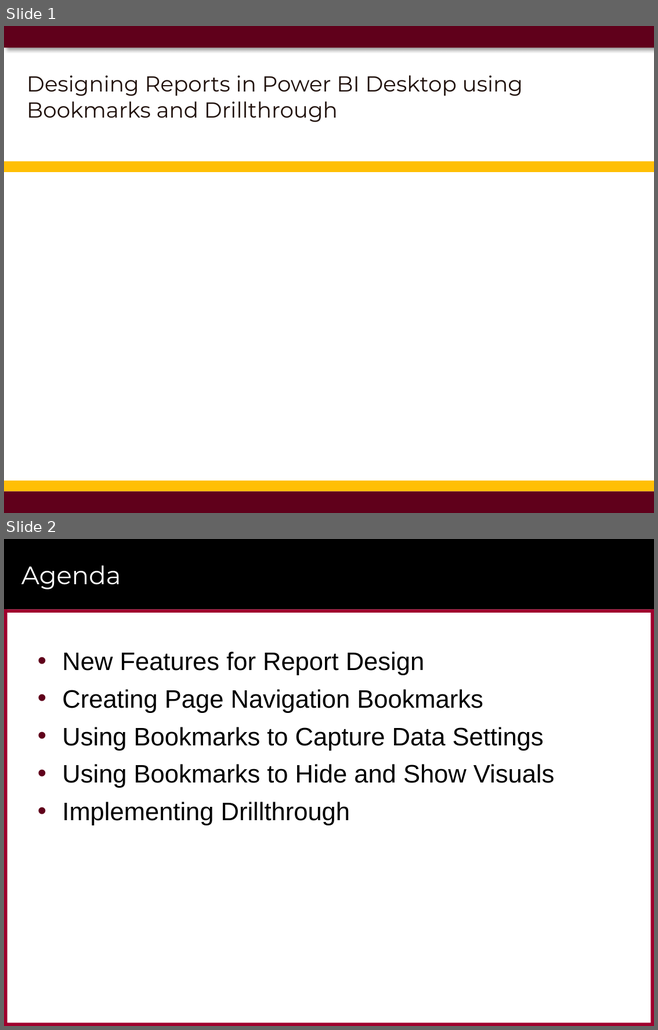
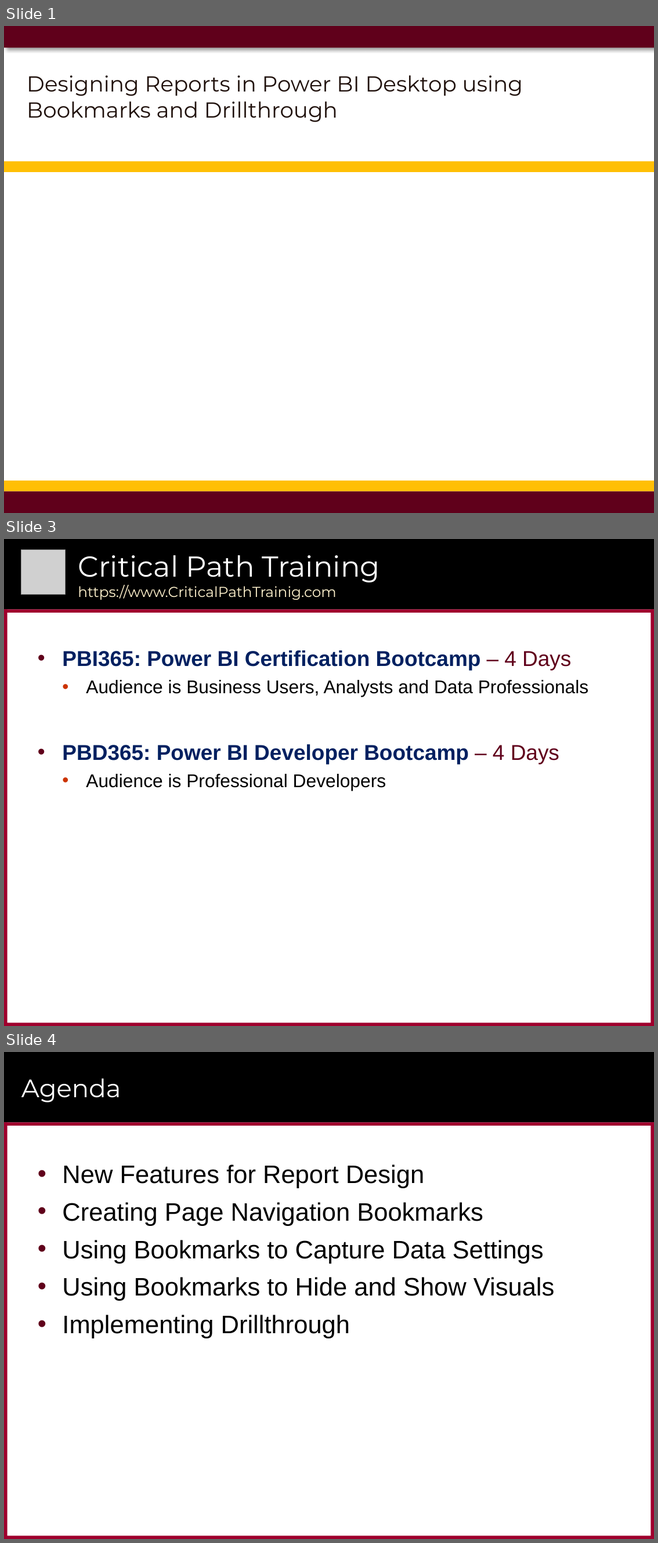
Before and after one commit to CriticalPathTraining/Bookmarks, a slide deck: Bookmarks.pptx. Shown one above the other, each under a label of ours: slides 1 and 2 before the commit, slides 1, 3 and 4 after it; the slides between them are not shown. The pictures are 658x1030 and 658x1543 pixels, drawn with LibreOffice and Linux fonts; fonts in the diff are those of the drawing; grey boxes stand for pictures; background and template pictures are left out. Boxes give left, top, right and bottom in pixels: in the first picture for what was removed or moved away, otherwise in the second. Text is boxed around its words. In the diff, an @@ line names an element or a change of style, - is before the commit and + after.

```diff
--- a/Bookmarks.pptx
+++ b/Bookmarks.pptx
@@ slide 3 added at <box>4,539,654,1026</box>, background #FFFFFF; not listed: 6 template elements that a slide beside it also shows @@
@@ picture added at <box>21,550,65,595</box> @@
@@ title added at <box>78,555,380,600</box>, 16 pt, text #FFF2CD @@
+Critical Path Training
+https://www.CriticalPathTrainig.com
@@ text added at <box>62,650,588,791</box>, 20.4 pt, text #000000 @@
+• PBI365: Power BI Certification Bootcamp – 4 Days
+  • Audience is Business Users, Analysts and Data Professionals
+• PBD365: Power BI Developer Bootcamp – 4 Days
+  • Audience is Professional Developers
@@ what was slide 2 is now slide 4 @@
```
Also in this commit, not shown: 10 slides changed, 10 other slides added, 7 slides removed, 1 other file.
